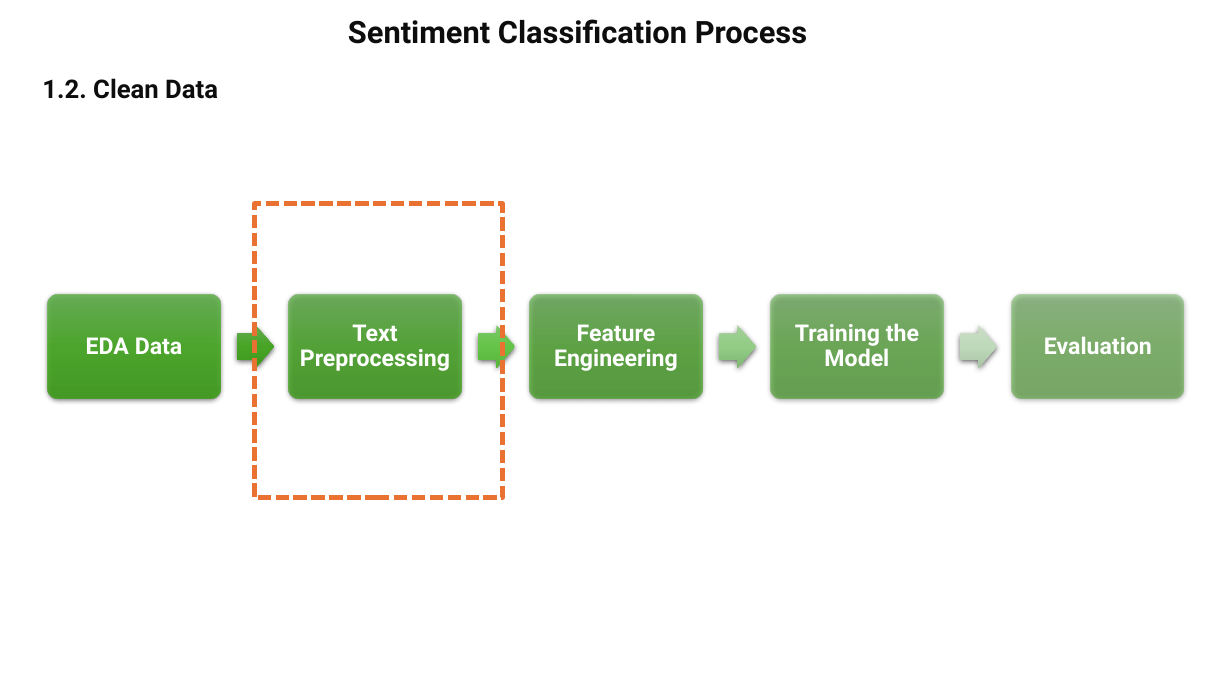
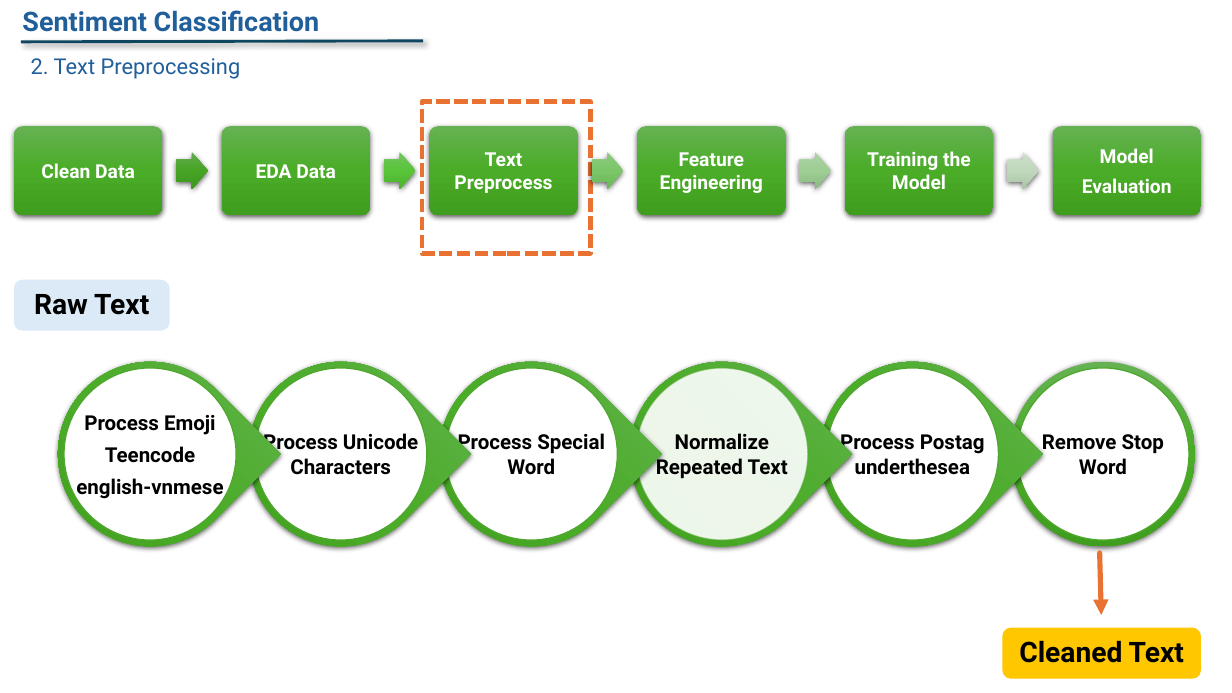
Before and after one commit to KhanhNguyen312/sentiment_classification, a slide deck: slide 3 of Slide_Data Science Capstone.pptx (slide 4 before the commit). Drawn at 1232x693 pixels with LibreOffice and Linux fonts; fonts in the diff are those of the drawing. Boxes give left, top, right and bottom in pixels: in the first picture for what was removed or moved away, otherwise in the second. Text is boxed around its words. In the diff, an @@ line names an element or a change of style, - is before the commit and + after.

```diff
--- a/Slide_Data Science Capstone.pptx
+++ b/Slide_Data Science Capstone.pptx
@@ text "Sentiment Classification" at [22,10,320,32]: vertical alignment bottom to top @@
@@ text at [22,10,320,32]: text changed; size 24 to 21 pt; text colour #0D0D0D to #215F9A @@
-Sentiment Classification Process
+Sentiment Classification
@@ text "2. Text Preprocessing" at [31,58,241,79]: vertical alignment middle to top @@
@@ line added from (22, 42) to (422, 41), #104760 2.25 pt @@
@@ text at [31,58,241,79]: text changed; size 18 to 17 pt; text colour #FFFFFF to #215F9A; bold off @@
-Text Preprocessing
+2. Text Preprocessing
@@ rectangle: place and size @@
-rectangle at [254,203,503,497]
+rectangle at [422,102,591,253]
@@ text "Clean Data" at [41,163,135,178]: vertical alignment bottom to middle @@
@@ rounded rectangle: place and size @@
-rounded rectangle at [48,295,220,398]
+rounded rectangle at [14,126,163,214]
@@ text "EDA Data": place and size @@
-text "EDA Data" at [86,337,183,354]
+text "EDA Data" at [256,164,336,178]
@@ text "Feature Engineering": place and size @@
-text "Feature Engineering" at [554,324,678,371]
+text "Feature Engineering" at [660,152,763,193]
@@ size 18 to 15 pt; line spacing 0.9 to 1; less space between paragraphs in 3 elements at [256,164,336,178], [660,152,763,193], [867,151,971,189] @@
@@ text "Training the Model": place and size @@
-text "Training the Model" at [795,323,919,366]
+text "Training the Model" at [867,151,971,189]
@@ text "Model": place and size @@
-text "Model" at [1044,336,1152,354]
+text "Model" at [1082,148,1172,193]
@@ rounded rectangle: place and size @@
-rounded rectangle at [1012,295,1184,398]
+rounded rectangle at [1053,126,1202,214]
@@ text at [1100,148,1154,163]: paragraph added @@
+Model
@@ text at [41,163,135,178]: text changed; size 20 to 15 pt; text colour #0D0D0D to #FFFFFF @@
-1.2. Clean Data
+Clean Data
@@ group added at [177,126,1039,214]: 5 right arrows, 4 rounded rectangles, 1 text @@
+Text Preprocess
@@ text at [1082,178,1172,193]: size 18 to 15 pt in "Evaluation"; line spacing 0.9 to 1; less space between paragraphs @@
@@ rounded rectangle added at [14,280,169,331], fill #DCEAF7, 22 pt, text #000000, bold @@
+Raw Text
@@ group removed at [238,295,996,398]: 4 right arrows, 3 rounded rectangles @@
@@ group added at [20,324,1196,585]: 7 ellipses, 6 texts, 5 teardrops @@
+Remove Stop Word
+Process Postag underthesea
+Normalize Repeated Text
+Process Special Word
+Process Unicode Characters
+Process Emoji
+Teencode
+english-vnmese
@@ arrow added from (1100, 553) to (1102, 616), #E97132 4 pt @@
@@ rounded rectangle added at [1003,628,1202,678], fill #FFC700, 22 pt, text #000000, bold @@
+Cleaned Text
```
Also in this commit, not shown: 2 other slides changed, 2 slides added, 3 slides removed, 3 other files.
